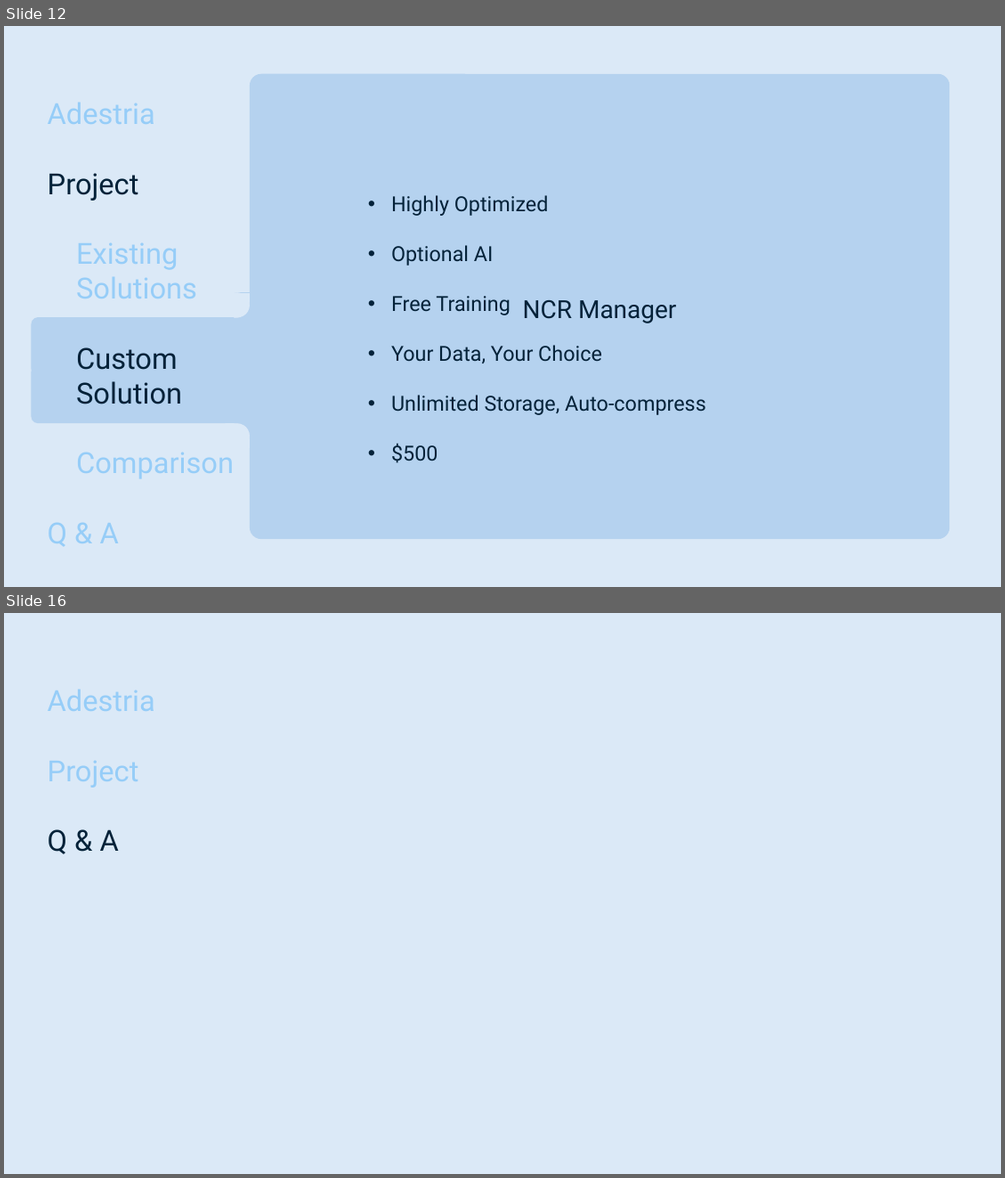
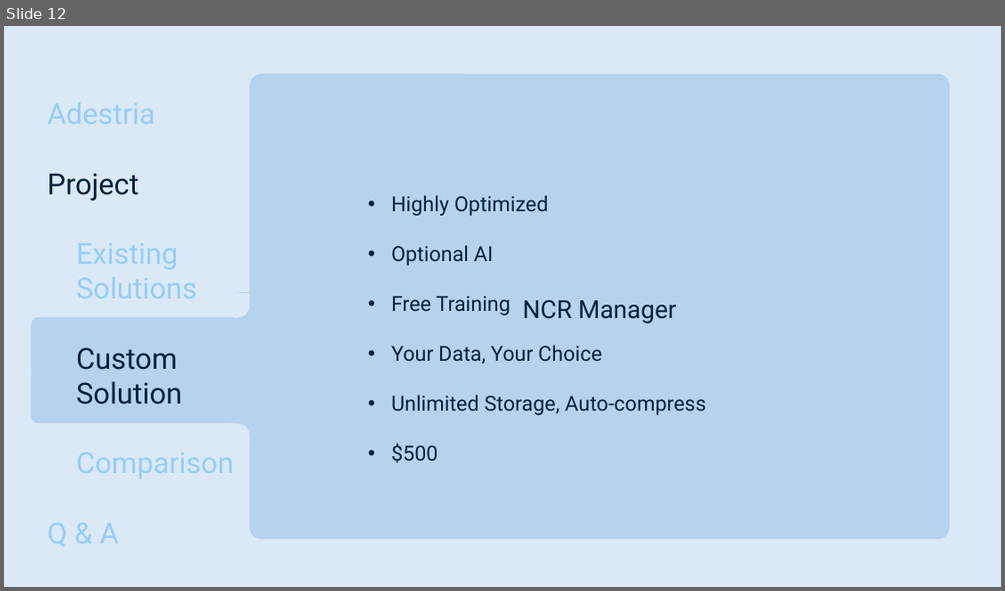
Before and after one commit to smutrux/prog1180, a slide deck: Deliverables/Presentation1.pptx. Shown one above the other, each under a label of ours: slides 12 and 16 before the commit, slide 12 after it; the slides between them are not shown. The pictures are 1005x1178 and 1005x591 pixels, drawn with LibreOffice and Linux fonts; fonts in the diff are those of the drawing. Boxes give left, top, right and bottom in pixels: in the first picture for what was removed or moved away, otherwise in the second. Text is boxed around its words. In the diff, an @@ line names an element or a change of style, - is before the commit and + after.

```diff
--- a/Deliverables/Presentation1.pptx
+++ b/Deliverables/Presentation1.pptx
@@ slide 16 removed at bbox=[4, 613, 1001, 1174], background #DBE9F7 @@
@@ text removed at bbox=[48, 690, 155, 854] @@
-Adestria
-Project
-Q & A
```
Also in this commit, not shown: 3 slides changed.
